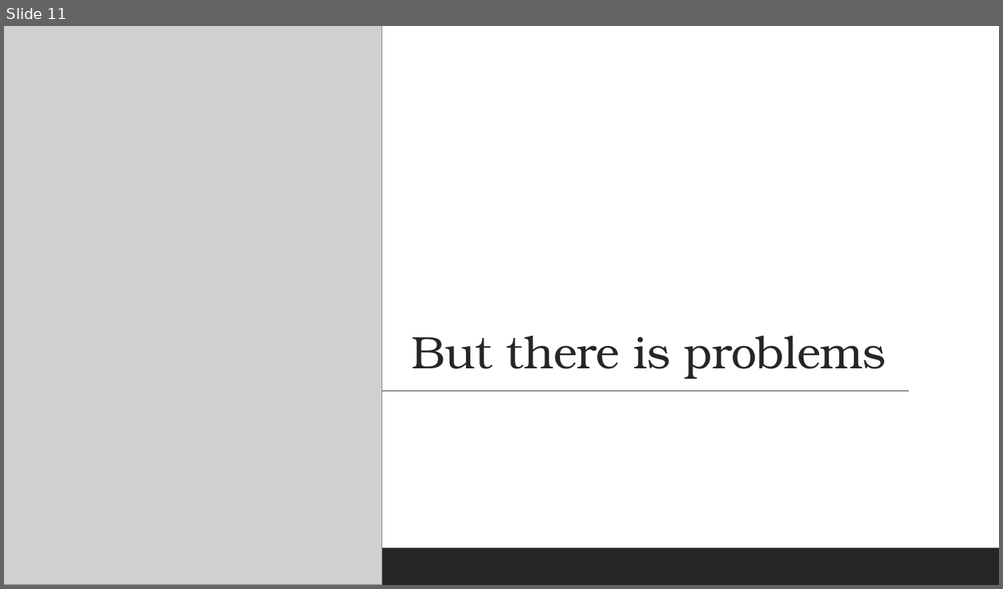
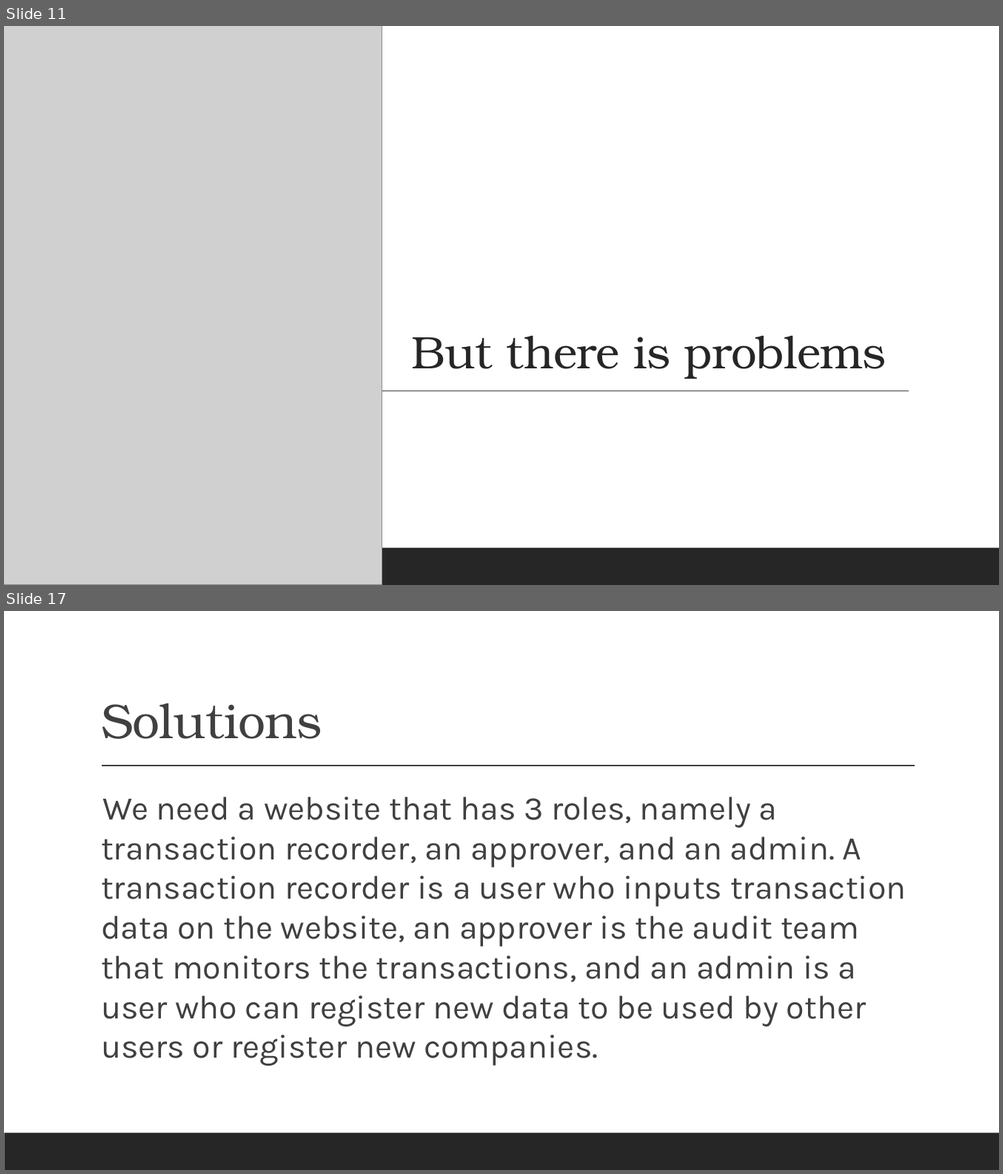
Before and after one commit to Brevalda1/financebrevaldabaru, a slide deck: ONLINE COMPANY EXPENSE RECORDING WEBSITE BASED ON MULTI-COMPANY.pptx. Shown one above the other, each under a label of ours: slide 11 before the commit, slides 11 and 17 after it; the slides between them are not shown. The pictures are 1003x589 and 1003x1174 pixels, drawn with LibreOffice and Linux fonts; fonts in the diff are those of the drawing; grey boxes stand for pictures. Boxes give left, top, right and bottom in pixels: in the first picture for what was removed or moved away, otherwise in the second. Text is boxed around its words. In the diff, an @@ line names an element or a change of style, - is before the commit and + after.

```diff
--- a/ONLINE COMPANY EXPENSE RECORDING WEBSITE BASED ON MULTI-COMPANY.pptx
+++ b/ONLINE COMPANY EXPENSE RECORDING WEBSITE BASED ON MULTI-COMPANY.pptx
@@ slide 17 added at [4, 611, 999, 1170], background #FFFFFF; not listed: 1 template element that a slide beside it also shows @@
@@ title added at [101, 703, 321, 739], 47 pt, text #404040 @@
+Solutions
@@ line added from (102, 766) to (915, 766), #404040 1 pt @@
@@ text added at [101, 797, 906, 1066], 32 pt, text #404040 @@
+  We need a website that has 3 roles, namely a transaction recorder, an approver, and an admin. A transaction recorder is a user who inputs transaction data on the website, an approver is the audit team that monitors the transactions, and an admin is a user who can register new data to be used by other users or register new companies.
```
Also in this commit, not shown: 14 other slides added, 2 slides removed, 1 other file.
